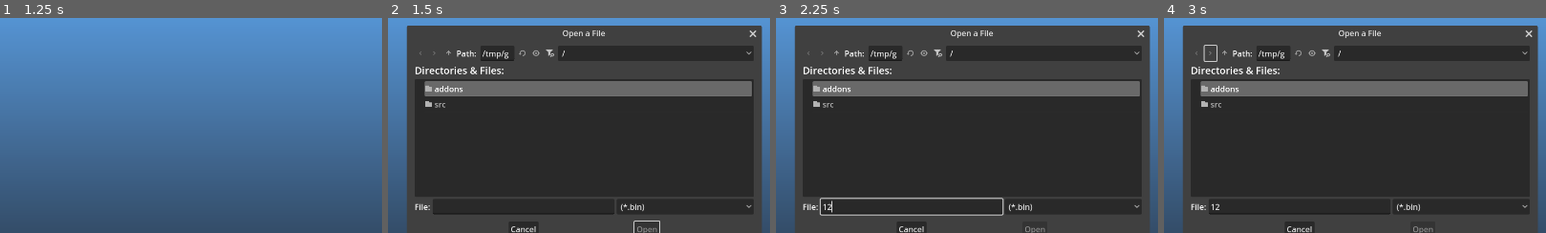
Above: before the commit, frames 1-4 (left to right).
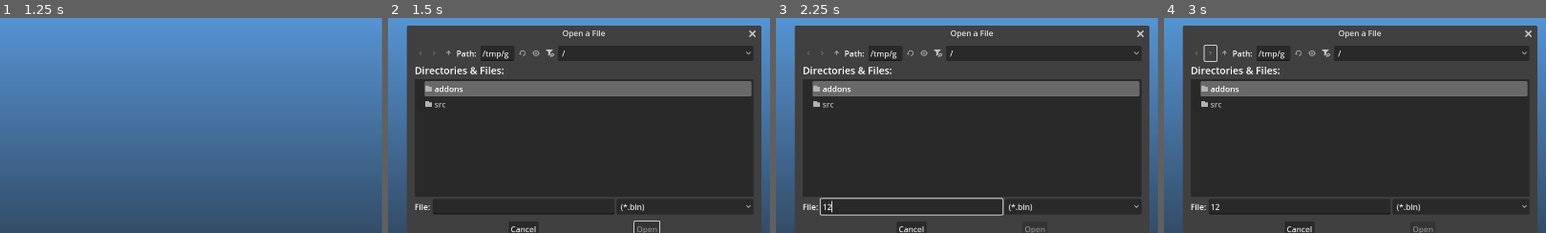
Above: after the commit, the same moments.

Repository: mrgudenheim/TacticsEngineG
Game: Godot game, scene res://src/Map/map_viewer.tscn
The game is run twice, just before and just after one commit, with the same random seed, the same clock (stepped at 60 frames per second) and the same inputs.
Inputs (mouse positions are % of the whole screen's width and height, from its top left):
- Up to frame 1 (1.25 s): tap Enter (ui_accept) at 0.5, 0.77 s; move the mouse to (72, 45) at 0.52 s; hold D from 0.53 s (still down); tap Down (camera_down) at 0.6 s; click (72, 45) at 0.67 s
- Up to frame 2 (1.5 s): release D at 1.25 s; click "Load ROM" at 1.25 s
- Up to frame 3 (2.25 s): click (49, 65) at 2.02 s; type "12" at 2.1 s
- Up to frame 4 (3 s): click (37, 30) at 2.75 s
The pictures show only the part of the screen within x 31-81%, y 21-71%; the shares and areas given below are measured in that part.

Frame 1 is identical in both runs. In frame 2, 0.3% of the frame differs, in the area x 93-98%, y 3-93%; in frame 3, 0.3%; in frame 4, 0.3%.
Error in both runs: Invalid access to property or key 'sequences' on a base object of type 'Nil'. (res://src/Unit/unit_animation_manager.gd:504)

Commit message:
added vfx frame data

Diff:
--- a/src/file_formats/ability_data.gd
+++ b/src/file_formats/ability_data.gd
@@ -57,7 +57,6 @@
 	name = RomReader.fft_text.ability_names[id]
 	spell_quote = RomReader.fft_text.spell_quotes[id]
 
-
 	animation_charging_set_id = RomReader.battle_bin_data.ability_animation_charging_set_ids[new_id]
 	animation_start_id = RomReader.battle_bin_data.ability_animation_start_ids[animation_charging_set_id] * 2
 	animation_charging_id = RomReader.battle_bin_data.ability_animation_charging_ids[animation_charging_set_id] * 2
@@ -65,6 +64,7 @@
 	animation_text_id = RomReader.battle_bin_data.ability_animation_text_ids[new_id]
 	effect_text = RomReader.fft_text.battle_effect_text[animation_text_id]
 	vfx_id = RomReader.battle_bin_data.ability_vfx_ids[new_id]
+	RomReader.vfx[vfx_id].ability_names += name + " "
 
 	jp_cost = RomReader.scus_data.jp_costs[new_id]
 	chance_to_learn = RomReader.scus_data.chance_to_learn[new_id]
--- a/src/file_formats/visual_effect_data.gd
+++ b/src/file_formats/visual_effect_data.gd
@@ -5,13 +5,27 @@
 var is_initialized: bool = false
 var file_name: String = "effect file name"
 var vfx_id: int = 0
+var ability_names: String = ""
 
 var header_start: int = 0
+var section_offsets: PackedInt32Array = []
+
+var frame_sets: Array[VfxFrameSet] = []
+
+class VfxFrameSet:
+	var frame_set: Array[VfxFrame] = []
+
+class VfxFrame:
+	var top_left_uv: Vector2i = Vector2i.ZERO
+	var width: int = 0
+	var height: int = 0
+	var quad: Rect2i = Rect2i()
+
 
 var spritesheet: Image
-var sprite_format: int = 8 # 8bpp or 4bpp
+var image_color_depth: int = 0 # 8bpp or 4bpp
 var image_height: int = 0 # pixels
-var image_width = sprite_format * 16 # unless
+var image_width = image_color_depth * 16 # unless full 256 x 256
 
 # SINGLE - camera will point at the targeted location
 # SEQUENTIAL - camera will move between each each target
@@ -21,6 +35,19 @@
 var sound_effects
 var partical_effects
 
+
+enum VfxSections {
+	FRAMES = 0,
+	ANIMATION = 1,
+	VFX_SCRIPT = 2,
+	EMITTER_MOTION_CONTROL = 3,
+	TIMER_DATA_CAMERA_HEADER = 6,
+	TIMER_DATA_CAMERA = 7,
+	SOUND_EFFECTS = 8,
+	PALETTE_IMAGE = 9,
+	}
+
+
 func _init(new_file_name: String = "") -> void:
 	file_name = new_file_name
 	vfx_id = new_file_name.trim_suffix(".BIN").trim_prefix("E").to_int()
@@ -28,7 +55,67 @@
 
 func init_from_file() -> void:
 	var vfx_bytes: PackedByteArray = RomReader.get_file_data(file_name)
+
+	#### header data
 	header_start = RomReader.battle_bin_data.ability_vfx_header_offsets[vfx_id]
 	var section_offsets_bytes: PackedByteArray = vfx_bytes.slice(header_start, header_start + 40)
+	var entry_size = 4
+	var num_entries = 10
+	var data_bytes: PackedByteArray = vfx_bytes.slice(header_start, header_start + (entry_size * num_entries))
+	section_offsets.resize(num_entries)
+	for id: int in num_entries:
+		section_offsets[id] = data_bytes.decode_u32(id * entry_size) + header_start
+
+	#### frame data (and image color depth)
+	var section_num = VfxSections.FRAMES
+	var section_start: int = header_start + section_offsets[section_num]
+	data_bytes = vfx_bytes.slice(section_start, header_start + section_offsets[section_num + 1])
+
+	var frame_sets_data_start: int = data_bytes.decode_u16(6)
+	var num_frame_sets: int = (frame_sets_data_start - 6) / 2
+	frame_sets.resize(num_frame_sets)
+	var frame_set_offsets: PackedInt32Array = []
+	for id: int in num_frame_sets:
+		frame_set_offsets[id] = data_bytes.decode_u16(6 + (2 * id)) + 4
+
+	# image color depth from first frame in first frame_set
+	if data_bytes.decode_u8(frame_set_offsets[0] + 1) & 0x80 == 0:
+		image_color_depth = 4
+	else:
+		image_color_depth = 8
+
+	# frame sets
+	for frame_set_id: int in num_frame_sets:
+		var frame_set: VfxFrameSet = VfxFrameSet.new()
+
+		var next_section_start: int = data_bytes.size()
+		if frame_set_id < num_frame_sets - 1:
+			next_section_start = frame_set_offsets[frame_set_id + 1]
+
+		var frame_set_bytes: PackedByteArray = data_bytes.slice(frame_set_offsets[frame_set_id] + 4, next_section_start)
+		var frame_data_length: int = 0x18
+		var num_frames: int = (frame_set_bytes.size() - 4) / frame_data_length
+		frame_set.frame_set.resize(num_frames)
+		for frame_id: int in num_frames:
+			var frame_bytes: PackedByteArray = frame_set_bytes.slice(4 + (frame_id * frame_data_length))
+			var new_frame: VfxFrame = VfxFrame.new()
+			var top_left_u: int = frame_bytes.decode_u8(4)
+			var top_left_v: int = frame_bytes.decode_u8(5)
+			new_frame.top_left_uv = Vector2i(top_left_u, top_left_v)
+			new_frame.width = frame_bytes.decode_s8(6)
+			new_frame.height = frame_bytes.decode_s8(7)
+			var top_left_x: int = frame_bytes.decode_s16(8)
+			var top_left_y: int = frame_bytes.decode_s16(0xa)
+			var bottom_right_x: int = frame_bytes.decode_s16(0x14)
+			var bottom_right_y: int = frame_bytes.decode_s16(0x16)
+			new_frame.quad.position = Vector2i(top_left_x, top_left_y)
+			new_frame.quad.end = Vector2i(bottom_right_x, bottom_right_y)
+
+			frame_set.frame_set[frame_id] = new_frame
+
+		frame_sets[frame_set_id] = frame_set
+
+	#### image and palette data
+
 
 	is_initialized = true
